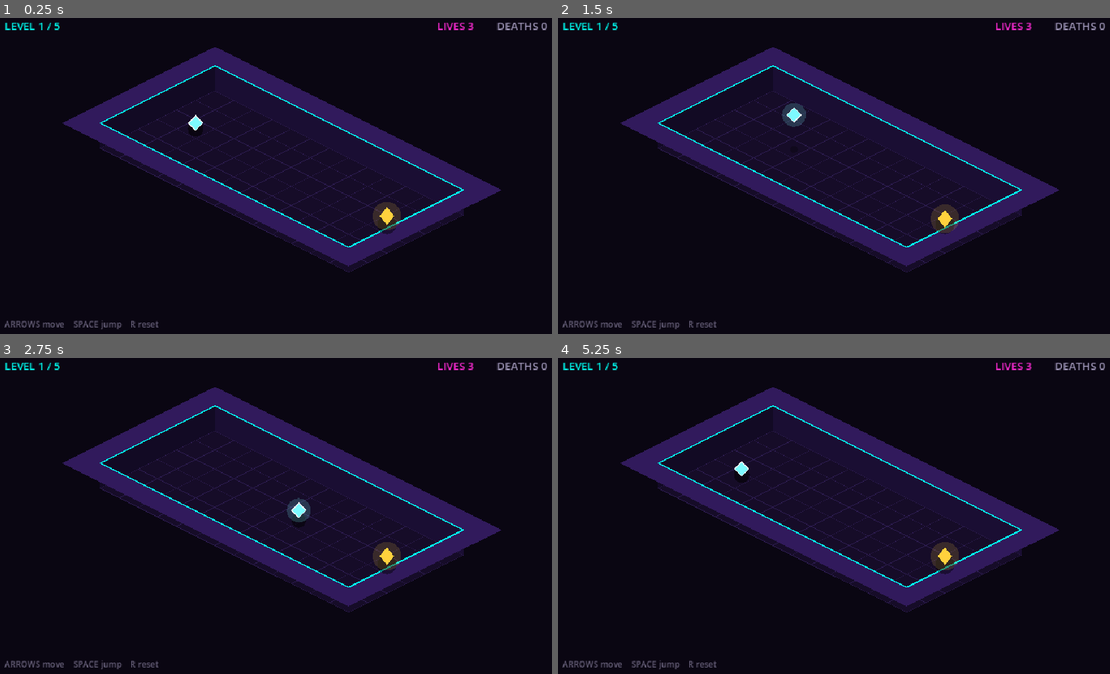
Above: before the commit, frames 1-4 (two rows, left to right).
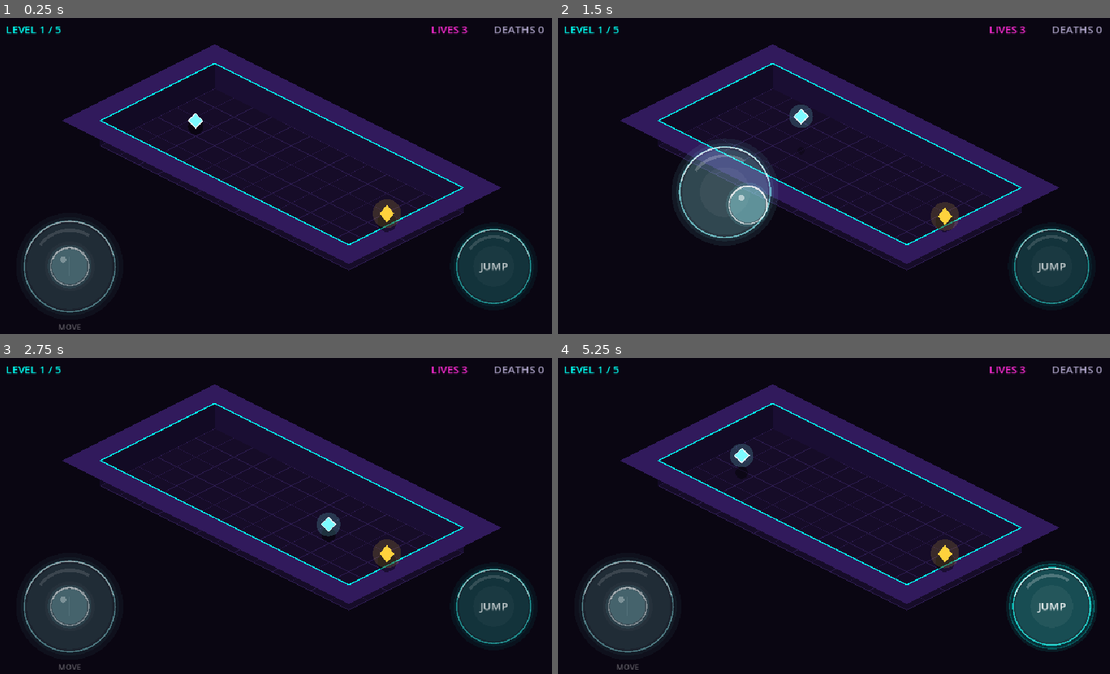
Above: after the commit, the same moments.

Repository: milko-ux/the-last-game
Game: Godot game, scene res://main.tscn
Two runs of this game, one before a commit and one after it. Both use one fixed random seed, a clock stepped at 60 frames per second and the inputs below.
Inputs (mouse positions are in pixels of both pictures, inside the frame that each line leads up to):
- Up to frame 1 (0.25 s): no input
- Up to frame 2 (1.5 s): tap Enter at 0.5 s; move the mouse to (966, 160) at 0.52 s; hold Right (ui_right) 0.53-1.25 s; tap C at 0.6 s; click (966, 160) at 0.67 s; tap Space at 0.77, 1.07 s; tap R at 0.8 s; drag from (723, 191) to (811, 239) at 1.27 s
- Up to frame 3 (2.75 s): move the mouse to (336, 443) at 2.02 s; hold Right (ui_right) from 2.03 s (still down); tap Space at 2.1 s; click (336, 443) at 2.17 s; tap C at 2.3 s
- Up to frame 4 (5.25 s): release Right (ui_right) at 2.75 s; drag from (811, 579) to (668, 468) at 2.77 s; move the mouse to (1010, 563) at 3.52 s; hold Left (ui_left) 3.53-4.25 s; tap R at 3.6, 5.1 s; click (1010, 563) at 3.67 s; tap Space at 3.77, 3.8, 4.07 s; drag from (668, 468) to (751, 433) at 4.27 s; move the mouse to (867, 516) at 5.02 s; hold Down (ui_down) from 5.03 s (still down); click (867, 516) at 5.17 s

The runs differ from the first frame. In frame 1, 12% of the frame differs, in the area x 0-100%, y 1-99%; in frame 2, 12%; in frame 3, 12%; in frame 4, 13%.

Commit message:
Phase 2d: frosted-glass touch controls, results/share screen
- Replace single-touch tap-to-jump with a proper multi-touch scheme:
  left-half virtual joystick + right-half jump button, tracked by
  separate touch IDs so move and jump work simultaneously.
- Add frosted-glass rendering (draw_glass_disc) for both controls,
  with fade/press feedback.
- Add a mouse fallback (left half = stick, right half = jump) for
  desktop browser testing.
- Replace the old instant-reset-on-0-lives behavior with a proper
  results screen: shows level reached and death count, generates a
  tiered roast-style brag string, and copies it to the clipboard on
  tap — the shareable death-screen mechanic.
- Make the isometric origin screen-relative (iso_origin()) instead of
  a fixed constant, so the view auto-centers on any screen size.
- Add a portrait-orientation "ROTATE YOUR PHONE" prompt, since the
  web build can't force landscape.
- Track highest level reached per run for the results screen.

Co-Authored-By: Claude Sonnet 5 <noreply@anthropic.com>

Diff:
--- a/main.gd
+++ b/main.gd
@@ -1,14 +1,22 @@
 extends Node2D
 
 # ============================================================
-# THE LAST GAME - Phase 2
-#   Isometric projection (Marble Madness look)
-#   Real Z axis - the player can JUMP
-#   Spinning chains, sweepers, chasers, pits
+# THE LAST GAME - Phase 2d
+# Glass controls pass:
+#   - Frosted-glass virtual joystick (left half)
+#   - Frosted-glass JUMP button (right half)
+#   - Multi-touch: move and jump simultaneously
+#   - Auto-centres on any screen size
+#   - "Rotate your phone" prompt in portrait
 #
-# The world is still a flat grid underneath. Isometric is only
-# how we DRAW it. That keeps level design readable as text.
-# ============================================================
+# NATIVE BUILD NOTE:
+#   To force landscape on real phones, set
+#   Project Settings > Display > Window > Handheld > Orientation
+#   to "landscape". The web build can't lock orientation, which
+#   is why the rotate prompt still exists.
+# ============================================================
+
+const SHARE_URL := "https://mivasthecreator.itch.io/the-last-game"
 
 # --- Movement tuning ---
 const TILE := 64.0
@@ -16,14 +24,20 @@
 const PLAYER_SPEED := 300.0
 const JUMP_VELOCITY := 320.0
 const GRAVITY := 950.0
-const AIRBORNE_HEIGHT := 16.0   # above this Z you clear low hazards
+const AIRBORNE_HEIGHT := 16.0
 const DEATH_PAUSE := 0.40
 
 # --- Isometric projection ---
 const ISO_X := 0.5
 const ISO_Y := 0.25
-const ISO_ORIGIN := Vector2(368.0, 96.0)
 const WALL_H := 42.0
+
+# --- Touch control sizing (tune these for thumb comfort) ---
+const STICK_RADIUS := 76.0
+const STICK_KNOB := 32.0
+const STICK_DEADZONE := 10.0
+const JUMP_BTN_RADIUS := 62.0
+const CTRL_MARGIN := Vector2(125.0, 118.0)
 
 # --- Hazards ---
 const HAZ_R := 15.0
@@ -50,16 +64,9 @@
 
 # ============================================================
 # LEVEL DATA
-# '#' wall   '.' floor   'P' start   'G' goal   'O' pit
-#
-# Hazard types:
-#   patrol  - moves a to b, LOW  (you can jump it)
-#   sweep   - moves a to b fast, LOW (you must jump it)
-#   chain   - spins around pivot, TALL (you cannot jump it)
-#   chaser  - follows you, LOW
+# '#' wall  '.' floor  'P' start  'G' goal  'O' pit
 # ============================================================
 var levels := [
-	# 1 - learn to move
 	{
 		"grid": [
 			"###############",
@@ -73,8 +80,6 @@
 		],
 		"hazards": []
 	},
-
-	# 2 - learn to jump. One sweeper, nothing else.
 	{
 		"grid": [
 			"###############",
@@ -90,8 +95,6 @@
 			{"type": "sweep", "a": Vector2(7, 1), "b": Vector2(7, 6), "speed": 3.4}
 		]
 	},
-
-	# 3 - the chain. Tall, spinning, cannot be jumped. Go around.
 	{
 		"grid": [
 			"###############",
@@ -108,8 +111,6 @@
 			{"type": "patrol", "a": Vector2(11, 1), "b": Vector2(11, 6), "speed": 2.2}
 		]
 	},
-
-	# 4 - pits. Jump them or fall.
 	{
 		"grid": [
 			"###############",
@@ -126,8 +127,6 @@
 			{"type": "patrol", "a": Vector2(13, 1), "b": Vector2(13, 6), "speed": 2.6}
 		]
 	},
-
-	# 5 - everything at once, and something is following you.
 	{
 		"grid": [
 			"###############",
@@ -151,6 +150,7 @@
 var current_level := 0
 var lives := 3
 var total_deaths := 0
+var run_highest_level := 0
 var player_pos := Vector2.ZERO
 var player_z := 0.0
 var player_vz := 0.0
@@ -162,14 +162,21 @@
 var haz_time := 0.0
 var death_timer := 0.0
 var is_dead := false
-var won := false
 var pulse := 0.0
 
-# --- Touch ---
-var touch_start := Vector2.ZERO
-var touch_current := Vector2.ZERO
-var touch_began := 0.0
-var is_touching := false
+# --- Results screen ---
+var showing_results := false
+var result_won := false
+var copy_flash_timer := 0.0
+var copy_button_rect := Rect2()
+
+# --- Multi-touch ---
+var stick_touch_id := -1
+var stick_origin := Vector2.ZERO
+var stick_current := Vector2.ZERO
+var jump_touch_id := -1
+var jump_flash := 0.0
+var stick_fade := 0.0
 
 
 func _ready() -> void:
@@ -178,15 +185,26 @@
 
 func _process(delta: float) -> void:
 	pulse += delta
-
-	if won:
+	if copy_flash_timer > 0.0:
+		copy_flash_timer -= delta
+	if jump_flash > 0.0:
+		jump_flash -= delta * 4.0
+
+	# smooth fade when the stick is grabbed / released
+	var target: float = 1.0 if stick_touch_id != -1 else 0.0
+	stick_fade = lerp(stick_fade, target, clamp(delta * 12.0, 0.0, 1.0))
+
+	if showing_results:
 		queue_redraw()
 		return
 
 	if is_dead:
 		death_timer -= delta
 		if death_timer <= 0.0:
-			load_level(current_level)
+			if lives <= 0:
+				enter_results(false)
+			else:
+				load_level(current_level)
 		queue_redraw()
 		return
 
@@ -203,6 +221,7 @@
 # ============================================================
 func load_level(index: int) -> void:
 	current_level = index
+	run_highest_level = max(run_highest_level, index)
 	haz_time = 0.0
 	is_dead = false
 	player_z = 0.0
@@ -225,6 +244,15 @@
 	update_hazards(0.0)
 
 
+func start_new_run() -> void:
+	lives = 3
+	total_deaths = 0
+	run_highest_level = 0
+	showing_results = false
+	result_won = false
+	load_level(0)
+
+
 func cell_center(col: int, row: int) -> Vector2:
 	return Vector2((col + 0.5) * TILE, (row + 0.5) * TILE)
 
@@ -249,10 +277,9 @@
 func move_player(delta: float) -> void:
 	var dir := Input.get_vector("ui_left", "ui_right", "ui_up", "ui_down")
 
-	if is_touching:
-		var drag := touch_current - touch_start
-		if drag.length() > 14.0:
-			# Convert screen drag into world direction (undo the iso skew)
+	if stick_touch_id != -1:
+		var drag := stick_current - stick_origin
+		if drag.length() > STICK_DEADZONE:
 			dir = screen_dir_to_world(drag.normalized())
 
 	if dir == Vector2.ZERO:
@@ -270,7 +297,6 @@
 
 
 func screen_dir_to_world(d: Vector2) -> Vector2:
-	# Inverse of the iso projection, direction only.
 	var wx := d.x / (2.0 * ISO_X) + d.y / (2.0 * ISO_Y)
 	var wy := -d.x / (2.0 * ISO_X) + d.y / (2.0 * ISO_Y)
 	return Vector2(wx, wy).normalized()
@@ -295,6 +321,7 @@
 	if on_ground:
 		player_vz = JUMP_VELOCITY
 		on_ground = false
+		jump_flash = 1.0
 
 
 func apply_gravity(delta: float) -> void:
@@ -347,21 +374,10 @@
 			haz_kind.append(kind)
 
 
-func chain_pivot(index: int) -> Vector2:
-	var i := 0
-	for h in levels[current_level]["hazards"]:
-		if i == index:
-			if h["type"] == "chain":
-				return cell_center(int(h["pivot"].x), int(h["pivot"].y))
-		i += 1
-	return Vector2.ZERO
-
-
 # ============================================================
 # COLLISIONS
 # ============================================================
 func check_collisions() -> void:
-	# Pit: only kills you if you are on the ground
 	if player_z < 4.0:
 		var col := int(floor(player_pos.x / TILE))
 		var row := int(floor(player_pos.y / TILE))
@@ -371,7 +387,6 @@
 
 	for i in range(haz_pos.size()):
 		var kind := haz_kind[i]
-		# Low hazards can be jumped. Chains cannot.
 		if kind != "chain" and airborne():
 			continue
 		var hp: Vector2 = haz_pos[i]
@@ -385,7 +400,7 @@
 
 	if player_pos.distance_to(goal_pos) < TILE * 0.45:
 		if current_level + 1 >= levels.size():
-			won = true
+			enter_results(true)
 		else:
 			load_level(current_level + 1)
 
@@ -395,49 +410,118 @@
 	death_timer = DEATH_PAUSE
 	total_deaths += 1
 	lives -= 1
-	if lives <= 0:
-		lives = 3
-		current_level = 0
+
+
+func enter_results(won_flag: bool) -> void:
+	showing_results = true
+	result_won = won_flag
+	is_dead = false
+	stick_touch_id = -1
+	jump_touch_id = -1
+
+
+func brag_text() -> String:
+	var tier := ""
+	if total_deaths < 5:
+		tier = "Suspiciously good at this."
+	elif total_deaths < 15:
+		tier = "Respectable damage."
+	elif total_deaths < 30:
+		tier = "This is getting personal."
+	elif total_deaths < 50:
+		tier = "You have a problem."
+	else:
+		tier = "Certified Last Game victim."
+
+	if result_won:
+		return "I CLEARED the loop in THE LAST GAME after %d deaths. Beat that. %s" % [total_deaths, SHARE_URL]
+	return "I reached Level %d of THE LAST GAME and died %d times. %s Think you can beat that? %s" % [run_highest_level + 1, total_deaths, tier, SHARE_URL]
 
 
 # ============================================================
 # INPUT
 # ============================================================
-func _unhandled_input(event: InputEvent) -> void:
+func _input(event: InputEvent) -> void:
 	if event is InputEventKey and event.pressed and not event.echo:
-		if event.keycode == KEY_SPACE:
+		if event.keycode == KEY_SPACE and not showing_results:
 			jump()
 		elif event.keycode == KEY_R:
-			lives = 3
-			total_deaths = 0
-			won = false
-			load_level(0)
+			start_new_run()
+		elif event.keycode == KEY_C and showing_results:
+			copy_brag()
+
+	var screen := get_viewport_rect().size
 
 	if event is InputEventScreenTouch:
 		if event.pressed:
-			is_touching = true
-			touch_start = event.position
-			touch_current = event.position
-			touch_began = pulse
+			if showing_results:
+				if copy_button_rect.has_point(event.position):
+					copy_brag()
+				else:
+					start_new_run()
+				return
+			if event.position.x < screen.x * 0.5:
+				if stick_touch_id == -1:
+					stick_touch_id = event.index
+					stick_origin = event.position
+					stick_current = event.position
+			else:
+				if jump_touch_id == -1:
+					jump_touch_id = event.index
+					jump()
 		else:
-			# A quick tap that didn't move much = jump
-			var held := pulse - touch_began
-			if held < 0.22 and (touch_current - touch_start).length() < 20.0:
+			if event.index == stick_touch_id:
+				stick_touch_id = -1
+			if event.index == jump_touch_id:
+				jump_touch_id = -1
+
+	elif event is InputEventScreenDrag:
+		if event.index == stick_touch_id:
+			stick_current = event.position
+
+	# Mouse fallback for desktop browsers
+	if event is InputEventMouseButton and event.button_index == MOUSE_BUTTON_LEFT:
+		if event.pressed:
+			if showing_results:
+				if copy_button_rect.has_point(event.position):
+					copy_brag()
+				else:
+					start_new_run()
+				return
+			if event.position.x < screen.x * 0.5:
+				stick_touch_id = -100
+				stick_origin = event.position
+				stick_current = event.position
+			else:
 				jump()
-			is_touching = false
-	elif event is InputEventScreenDrag:
-		touch_current = event.position
+		else:
+			if stick_touch_id == -100:
+				stick_touch_id = -1
+	elif event is InputEventMouseMotion and stick_touch_id == -100:
+		stick_current = event.position
+
+
+func copy_brag() -> void:
+	DisplayServer.clipboard_set(brag_text())
+	copy_flash_timer = 1.4
 
 
 # ============================================================
 # ISOMETRIC PROJECTION
-# world (x, y) + height z  ->  screen point
-# ============================================================
+# ============================================================
+func iso_origin() -> Vector2:
+	var screen := get_viewport_rect().size
+	return Vector2(
+		screen.x * 0.5 + 256.0 - 368.0,
+		screen.y * 0.5 - 184.0 + 6.0
+	)
+
+
 func to_screen(w: Vector2, z: float = 0.0) -> Vector2:
 	return Vector2(
 		(w.x - w.y) * ISO_X,
 		(w.x + w.y) * ISO_Y - z
-	) + ISO_ORIGIN
+	) + iso_origin()
 
 
 func tile_quad(col: int, row: int, z: float) -> PackedVector2Array:
@@ -454,6 +538,36 @@
 
 
 # ============================================================
+# GLASS UI HELPER
+# Fakes frosted glass with layered translucent fills, a bright
+# top rim highlight, and a soft outer bloom.
+# ============================================================
+func draw_glass_disc(c: Vector2, r: float, tint: Color, strength: float) -> void:
+	# soft outer bloom
+	draw_circle(c, r * 1.18, Color(tint.r, tint.g, tint.b, 0.05 * strength))
+	draw_circle(c, r * 1.08, Color(tint.r, tint.g, tint.b, 0.05 * strength))
+
+	# frosted body: layered so the centre reads slightly denser
+	draw_circle(c, r, Color(1, 1, 1, 0.045 * strength))
+	draw_circle(c, r * 0.94, Color(tint.r, tint.g, tint.b, 0.05 * strength))
+	draw_circle(c, r * 0.55, Color(1, 1, 1, 0.03 * strength))
+
+	# outer rim
+	draw_arc(c, r, 0.0, TAU, 64, Color(1, 1, 1, 0.22 * strength), 1.5)
+	draw_arc(c, r, 0.0, TAU, 64, Color(tint.r, tint.g, tint.b, 0.35 * strength), 2.5)
+
+	# top-edge specular highlight (the thing that sells "glass")
+	draw_arc(c, r * 0.99, -PI * 0.92, -PI * 0.08, 32, Color(1, 1, 1, 0.42 * strength), 2.0)
+	draw_arc(c, r * 0.80, -PI * 0.80, -PI * 0.32, 24, Color(1, 1, 1, 0.14 * strength), 5.0)
+
+
+func centre_text(font, text: String, c: Vector2, size: int, col: Color) -> void:
+	var w: float = font.get_string_size(text, HORIZONTAL_ALIGNMENT_LEFT, -1, size).x
+	draw_string(font, c - Vector2(w * 0.5, -size * 0.35), text,
+		HORIZONTAL_ALIGNMENT_LEFT, -1, size, col)
+
+
+# ============================================================
 # DRAWING
 # ============================================================
 func _draw() -> void:
@@ -461,13 +575,15 @@
 	draw_rect(Rect2(Vector2.ZERO, screen), COL_BG, true)
 	var font := ThemeDB.fallback_font
 
-	if won:
-		draw_string(font, Vector2(screen.x * 0.5 - 200, screen.y * 0.5 - 10),
-			"YOU CLEARED THE LOOP", HORIZONTAL_ALIGNMENT_LEFT, -1, 34, COL_GOAL)
-		draw_string(font, Vector2(screen.x * 0.5 - 110, screen.y * 0.5 + 34),
-			"Deaths: %d" % total_deaths, HORIZONTAL_ALIGNMENT_LEFT, -1, 22, COL_TEXT)
-		draw_string(font, Vector2(screen.x * 0.5 - 110, screen.y * 0.5 + 64),
-			"Press R to run it again", HORIZONTAL_ALIGNMENT_LEFT, -1, 18, COL_TEXT)
+	if screen.y > screen.x:
+		centre_text(font, "ROTATE YOUR PHONE",
+			Vector2(screen.x * 0.5, screen.y * 0.5 - 24), 26, COL_EDGE)
+		centre_text(font, "This one is played sideways",
+			Vector2(screen.x * 0.5, screen.y * 0.5 + 18), 16, COL_TEXT)
+		return
+
+	if showing_results:
+		draw_results(screen, font)
 		return
 
 	draw_floor()
@@ -476,6 +592,88 @@
 	draw_hazards()
 	draw_player()
 	draw_hud(screen, font)
+	draw_touch_controls(screen, font)
+
+
+func draw_touch_controls(screen: Vector2, font) -> void:
+	# ---------- JUMP BUTTON ----------
+	var jb := Vector2(screen.x - CTRL_MARGIN.x, screen.y - CTRL_MARGIN.y)
+	var pressed: float = clamp(jump_flash, 0.0, 1.0)
+	var r := JUMP_BTN_RADIUS * (1.0 + pressed * 0.06)
+
+	draw_glass_disc(jb, r, COL_EDGE, 1.0 + pressed * 0.9)
+
+	if pressed > 0.0:
+		draw_arc(jb, r * (1.0 + (1.0 - pressed) * 0.35), 0.0, TAU, 48,
+			Color(COL_EDGE.r, COL_EDGE.g, COL_EDGE.b, 0.35 * pressed), 2.0)
+
+	centre_text(font, "JUMP", jb, 18,
+		Color(1, 1, 1, 0.75 + pressed * 0.25))
+
+	# ---------- MOVEMENT STICK ----------
+	var resting := Vector2(CTRL_MARGIN.x, screen.y - CTRL_MARGIN.y)
+	var base := resting
+	var knob := resting
+	var active := stick_touch_id != -1
+
+	if active:
+		base = stick_origin
+		var d := stick_current - stick_origin
+		if d.length() > STICK_RADIUS - STICK_KNOB:
+			d = d.normalized() * (STICK_RADIUS - STICK_KNOB)
+		knob = base + d
+
+	var strength := 0.85 + stick_fade * 0.75
+
+	draw_glass_disc(base, STICK_RADIUS, COL_PLAYER, strength)
+
+	# faint direction crosshair inside the ring
+	if not active:
+		var cross := Color(1, 1, 1, 0.10)
+		draw_line(base + Vector2(-16, 0), base + Vector2(16, 0), cross, 1.0)
+		draw_line(base + Vector2(0, -16), base + Vector2(0, 16), cross, 1.0)
+
+	# knob
+	draw_circle(knob, STICK_KNOB * 1.15, Color(COL_PLAYER.r, COL_PLAYER.g, COL_PLAYER.b, 0.08 * strength))
+	draw_circle(knob, STICK_KNOB, Color(1, 1, 1, 0.10 * strength))
+	draw_circle(knob, STICK_KNOB * 0.92, Color(COL_PLAYER.r, COL_PLAYER.g, COL_PLAYER.b, 0.14 * strength))
+	draw_arc(knob, STICK_KNOB, 0.0, TAU, 40, Color(1, 1, 1, 0.45 * strength), 1.8)
+	draw_arc(knob, STICK_KNOB * 0.96, -PI * 0.88, -PI * 0.12, 24, Color(1, 1, 1, 0.5 * strength), 2.0)
+	# tiny specular dot
+	draw_circle(knob + Vector2(-STICK_KNOB * 0.34, -STICK_KNOB * 0.36),
+		STICK_KNOB * 0.16, Color(1, 1, 1, 0.35 * strength))
+
+	if not active:
+		centre_text(font, "MOVE", resting + Vector2(0, STICK_RADIUS + 26), 13,
+			Color(1, 1, 1, 0.35))
+
+
+func draw_results(screen: Vector2, font) -> void:
+	var accent := COL_GOAL if result_won else COL_HAZ
+	var title := "YOU CLEARED THE LOOP" if result_won else "THE LOOP RESET"
+	var cx := screen.x * 0.5
+
+	centre_text(font, title, Vector2(cx, screen.y * 0.5 - 130), 34, accent)
+	centre_text(font, "Level reached: %d / %d" % [run_highest_level + 1, levels.size()],
+		Vector2(cx, screen.y * 0.5 - 80), 20, COL_TEXT)
+	centre_text(font, "Deaths: %d" % total_deaths,
+		Vector2(cx, screen.y * 0.5 - 48), 20, COL_TEXT)
+
+	var bw := 320.0
+	var bh := 60.0
+	var bx := cx - bw * 0.5
+	var by := screen.y * 0.5
+	copy_button_rect = Rect2(Vector2(bx, by), Vector2(bw, bh))
+
+	draw_rect(copy_button_rect, Color(1, 1, 1, 0.05), true)
+	draw_rect(copy_button_rect, Color(COL_EDGE.r, COL_EDGE.g, COL_EDGE.b, 0.55), false, 2.0)
+	draw_line(Vector2(bx + 4, by + 2), Vector2(bx + bw - 4, by + 2), Color(1, 1, 1, 0.25), 1.5)
+
+	var label := "COPIED!" if copy_flash_timer > 0.0 else "TAP TO COPY BRAG"
+	centre_text(font, label, Vector2(cx, by + bh * 0.5), 18, COL_EDGE)
+
+	centre_text(font, "Tap anywhere else to try again",
+		Vector2(cx, by + 105), 14, Color(1, 1, 1, 0.4))
 
 
 func draw_floor() -> void:
@@ -496,14 +694,12 @@
 
 
 func draw_walls() -> void:
-	# Back to front: smaller (col + row) is further away
 	var cells := []
 	for row in range(ROWS):
 		for col in range(COLS):
 			if is_wall(col, row):
 				cells.append({"c": col, "r": row})
 	cells.sort_custom(func(a, b): return (a["c"] + a["r"]) < (b["c"] + b["r"]))
-
 	for cell in cells:
 		draw_cube(cell["c"], cell["r"])
 
@@ -514,7 +710,6 @@
 	var x1 := x0 + TILE
 	var y1 := y0 + TILE
 
-	# Front-right face (the +x side)
 	if not is_wall(col + 1, row):
 		draw_colored_polygon(PackedVector2Array([
 			to_screen(Vector2(x1, y0), WALL_H),
@@ -523,7 +718,6 @@
 			to_screen(Vector2(x1, y0), 0.0),
 		]), COL_WALL_RIGHT)
 
-	# Front-left face (the +y side)
 	if not is_wall(col, row + 1):
 		draw_colored_polygon(PackedVector2Array([
 			to_screen(Vector2(x0, y1), WALL_H),
@@ -532,11 +726,9 @@
 			to_screen(Vector2(x0, y1), 0.0),
 		]), COL_WALL_LEFT)
 
-	# Top face
 	var top := tile_quad(col, row, WALL_H)
 	draw_colored_polygon(top, COL_WALL_TOP)
 
-	# Neon edges only where the wall is exposed
 	if not is_wall(col, row - 1):
 		draw_line(top[0], top[1], COL_EDGE, 2.0)
 	if not is_wall(col + 1, row):
@@ -546,7 +738,6 @@
 	if not is_wall(col - 1, row):
 		draw_line(top[3], top[0], COL_EDGE, 2.0)
 
-	# Vertical corner glow on the front corner
 	if not is_wall(col + 1, row) and not is_wall(col, row + 1):
 		draw_line(to_screen(Vector2(x1, y1), WALL_H), to_screen(Vector2(x1, y1), 0.0),
 			Color(COL_EDGE.r, COL_EDGE.g, COL_EDGE.b, 0.5), 1.5)
@@ -557,7 +748,6 @@
 	var lift := 12.0 + sin(pulse * 2.5) * 4.0
 	var top := to_screen(goal_pos, lift)
 	draw_circle(base, 16.0, Color(0, 0, 0, 0.45))
-	# diamond
 	var s := 15.0
 	draw_colored_polygon(PackedVector2Array([
 		top + Vector2(0, -s), top + Vector2(s * 0.8, 0),
@@ -574,11 +764,9 @@
 		var wp: Vector2 = haz_pos[idx]
 		var kind: String = haz_kind[idx]
 
-		# shadow on the floor
 		draw_circle(to_screen(wp, 0.0), HAZ_R * 0.8, Color(0, 0, 0, 0.5))
 
 		if kind == "chain":
-			# tall hazard: draw the tether and a raised orb
 			var pivot: Vector2 = cell_center(int(h["pivot"].x), int(h["pivot"].y))
 			var p_base := to_screen(pivot, 0.0)
 			var p_top := to_screen(pivot, 34.0)
@@ -604,7 +792,6 @@
 	var ground := to_screen(player_pos, 0.0)
 	var body := to_screen(player_pos, player_z + 10.0)
 
-	# Shadow shrinks as you rise - this is what sells the height
 	var shrink: float = clamp(1.0 - player_z / 90.0, 0.35, 1.0)
 	draw_circle(ground, 13.0 * shrink, Color(0, 0, 0, 0.55 * shrink))
 
@@ -627,15 +814,12 @@
 
 
 func draw_hud(screen: Vector2, font) -> void:
-	draw_string(font, Vector2(16, 26), "LEVEL %d / %d" % [current_level + 1, levels.size()],
+	draw_string(font, Vector2(18, 32), "LEVEL %d / %d" % [current_level + 1, levels.size()],
 		HORIZONTAL_ALIGNMENT_LEFT, -1, 18, COL_EDGE)
-	draw_string(font, Vector2(screen.x - 220, 26), "LIVES %d" % lives,
+	draw_string(font, Vector2(screen.x - 230, 32), "LIVES %d" % lives,
 		HORIZONTAL_ALIGNMENT_LEFT, -1, 18, COL_HAZ)
-	draw_string(font, Vector2(screen.x - 120, 26), "DEATHS %d" % total_deaths,
+	draw_string(font, Vector2(screen.x - 125, 32), "DEATHS %d" % total_deaths,
 		HORIZONTAL_ALIGNMENT_LEFT, -1, 18, COL_TEXT)
-	draw_string(font, Vector2(16, screen.y - 16), "ARROWS move    SPACE jump    R reset",
-		HORIZONTAL_ALIGNMENT_LEFT, -1, 14, Color(COL_TEXT.r, COL_TEXT.g, COL_TEXT.b, 0.6))
 
 	if is_dead:
-		draw_string(font, Vector2(screen.x * 0.5 - 45, screen.y * 0.5),
-			"DIED", HORIZONTAL_ALIGNMENT_LEFT, -1, 30, COL_HAZ)
+		centre_text(font, "DIED", Vector2(screen.x * 0.5, screen.y * 0.5), 30, COL_HAZ)
Not shown, changed: main.gd.uid
Not shown: 1 places in main.tscn that only renumber resources
